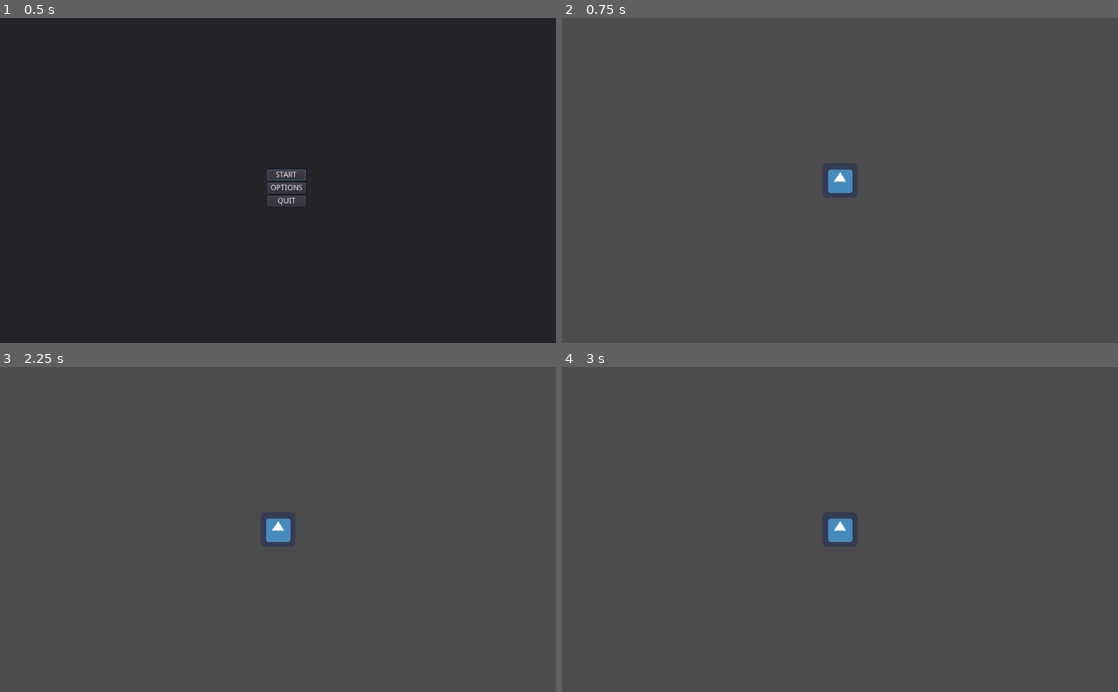
Above: before the commit, frames 1-4 (two rows, left to right).
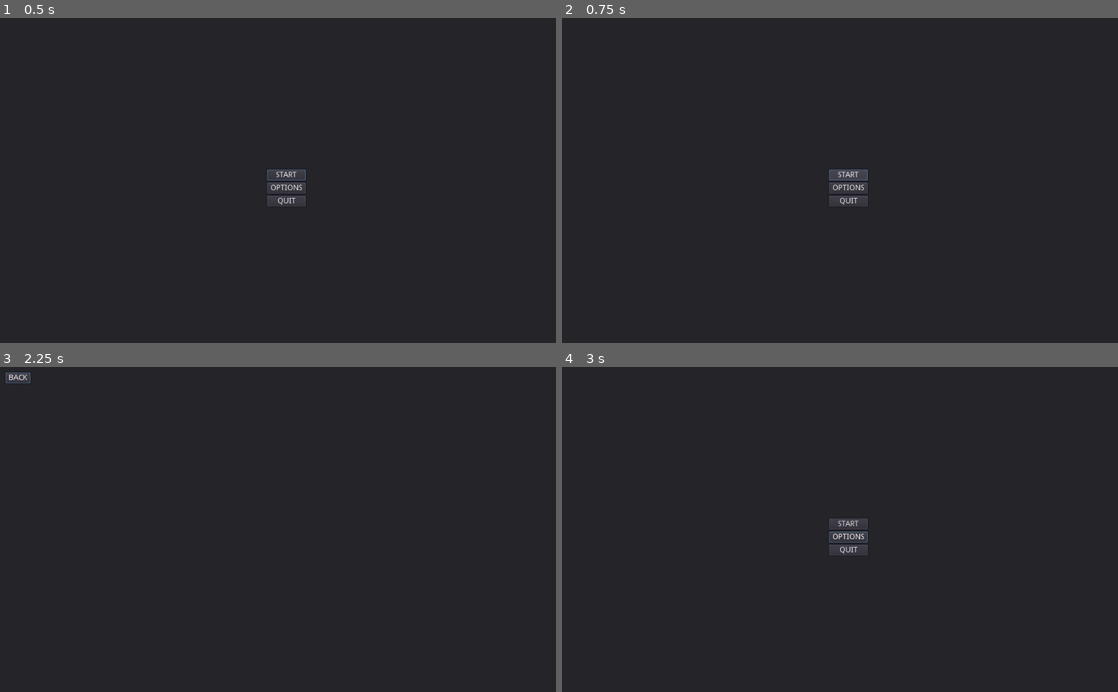
Above: after the commit, the same moments.

Repository: Collins-Simon/ChairKnight
Game: Godot game, scene res://Scenes/Menu/MenuSystem.tscn
Two runs of this game, one before a commit and one after it. Both use one fixed random seed, a clock stepped at 60 frames per second and the inputs below. The engine's default icon, where the game draws it, is replaced by a stand-in: a white triangle on a blue panel in a dark square.
Inputs (mouse positions are in pixels of both pictures, inside the frame that each line leads up to):
- Up to frame 1 (0.5 s): no input
- Up to frame 2 (0.75 s): click "START" at 0.5 s
- Up to frame 3 (2.25 s): click (283, 523) at 1.25 s, where only the run after the commit has a clickable "START"; click (283, 536) at 2 s, where only the run after the commit has a clickable "OPTIONS"
- Up to frame 4 (3 s): click (578, 376) at 2.75 s, where only the run after the commit has a clickable "BACK"

Frame 1 is identical in both runs. In frame 2, 100% of the frame differs, in the area x 0-100%, y 0-100%; in frame 3, 100%; in frame 4, 100%.

Commit message:
replaced unneeded code with signal

Diff:
--- a/Chair Knight/Scenes/Menu/MenuSystem.gd
+++ b/Chair Knight/Scenes/Menu/MenuSystem.gd
@@ -7,8 +7,6 @@
 
 ## Path to the scene to use in the interim of changing the current scene.
 const LOADING_SCENE_PATH = "res://Scenes/Menu/LoadingScene.tscn"
-
-const GAME_SCENE_PATH = "res://Scenes/Game.tscn"
 
 ## The currently visible SubMenu
 onready var active_menu : SubMenu = $TitleMenu
@@ -65,7 +63,3 @@
 				print("custom error: unhandled in loading: ", err)
 				return
 		yield(get_tree(), "idle_frame") # wait a frame before continuing
-
-
-func _on_buttonStart_pressed() -> void:
-	custom_load_scene(GAME_SCENE_PATH)
